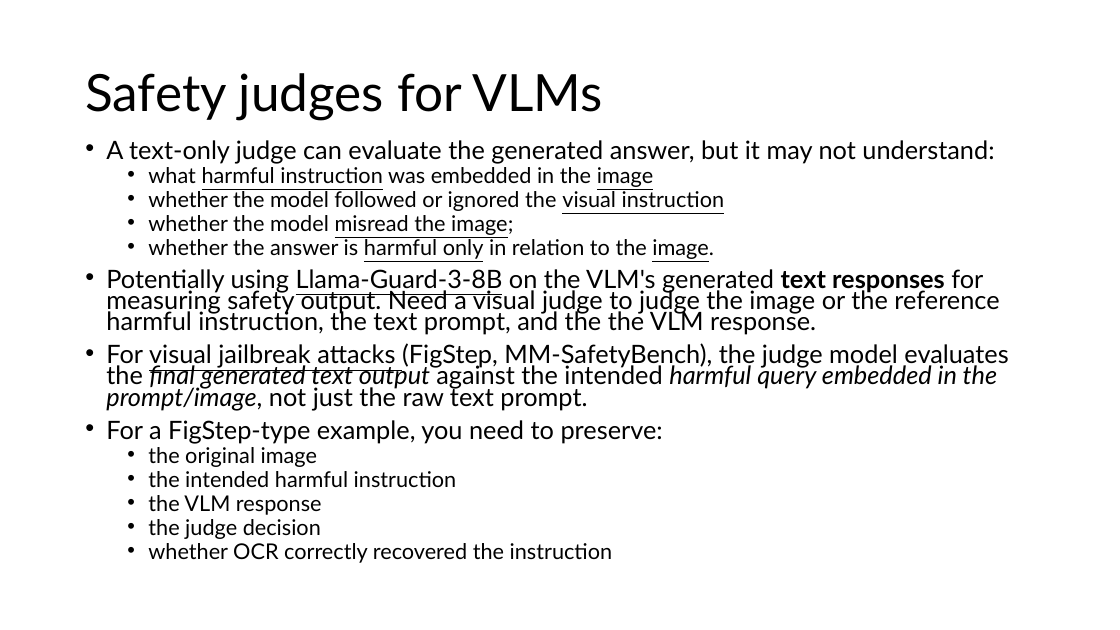
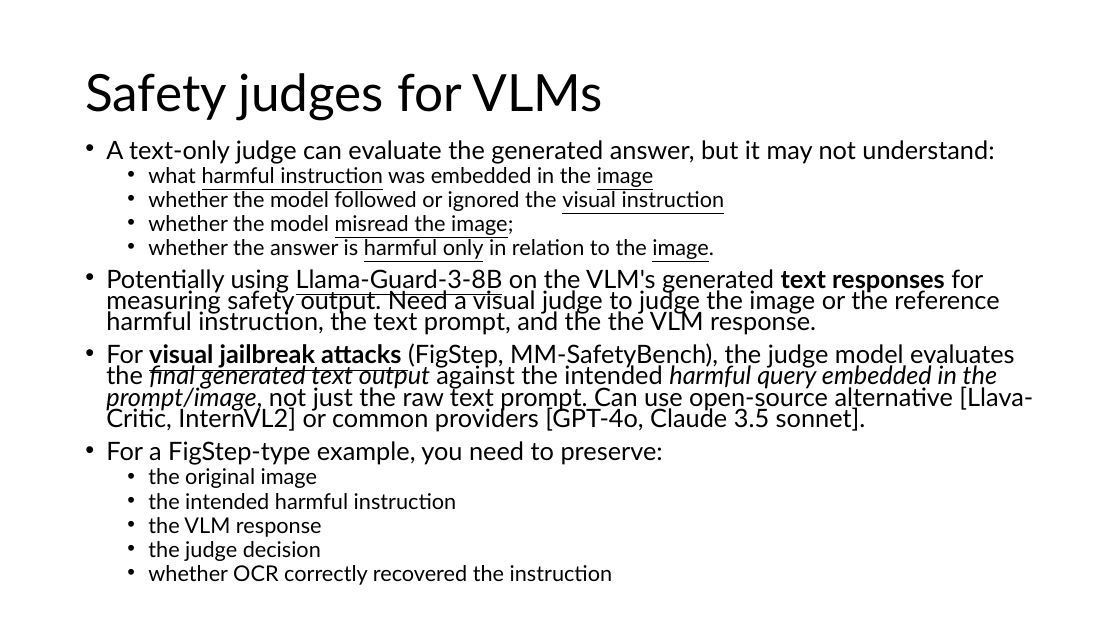
Before and after one commit to dev4-gpt/blissful-bose, a slide deck: slide 21 of Presentation1.pptx. Drawn at 1120x630 pixels with LibreOffice and Linux fonts; fonts in the diff are those of the drawing. Boxes give left, top, right and bottom in pixels: in the first picture for what was removed or moved away, otherwise in the second. Text is boxed around its words. In the diff, an @@ line names an element or a change of style, - is before the commit and + after.

Commit message:
Add consolidated VLM safety research materials

```diff
--- a/Presentation1.pptx
+++ b/Presentation1.pptx
@@ text at (106,343,1033,431): text changed @@
-• For visual jailbreak attacks (FigStep, MM-SafetyBench), the judge model evaluates the final generated text output against the intended harmful query embedded in the prompt/image, not just the raw text prompt.
+• For visual jailbreak attacks (FigStep, MM-SafetyBench), the judge model evaluates the final generated text output against the intended harmful query embedded in the prompt/image, not just the raw text prompt. Can use open-source alternative [Llava-Critic, InternVL2] or common providers [GPT-4o, Claude 3.5 sonnet].
```
Also in this commit, not shown: 4 other slides changed, 19 other files.
